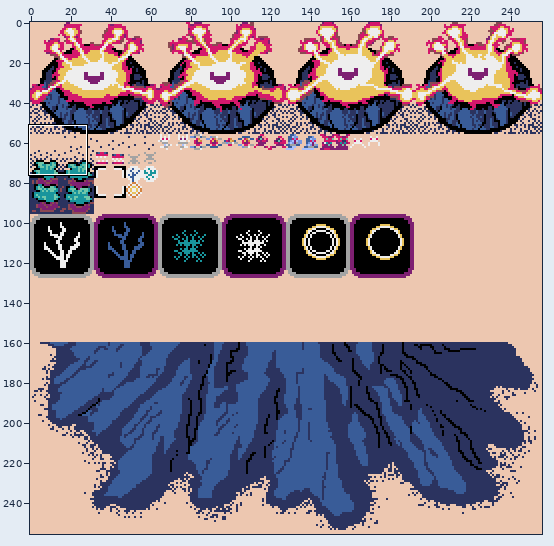
Pixel-art file -- td/assets/sheet_1.aseprite. Above: a wide view before the commit, with the close-up outlined.
Close-up. Old version:
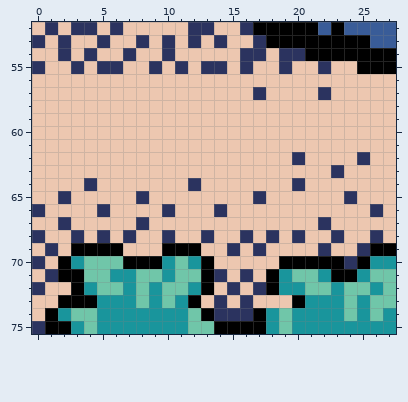
256x256 pixels, 1 frame. Colours within 5 levels of each other are drawn and written as one. Shown: x 0..27, y 52..75.
Now the later version:
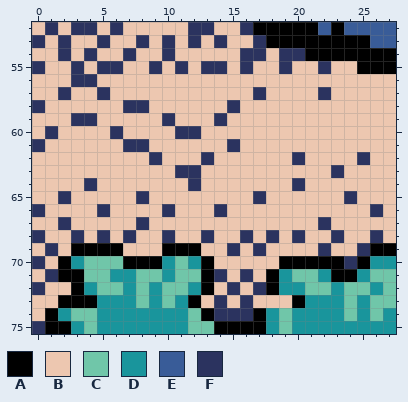
Palette (. is transparent): A #000000  B #edc7b0  C #70c6a9  D #19959c  E #395c98  F #2b335f
What changed:
Changed rows in their new state; - is an unchanged pixel.
Layer "layer":
first column x 0:
56 ---FF-----------
57 --F--F----------
58 F------FF------F
59 ---FF-----F---F-
60 -F----F----FF---
61 F------FF------F
62 ---------F---F--
63 -----------FF---
Changed places in both close-ups, as pixel boxes (x1, y1, x2, y2):
changed: (32, 74, 240, 178)
